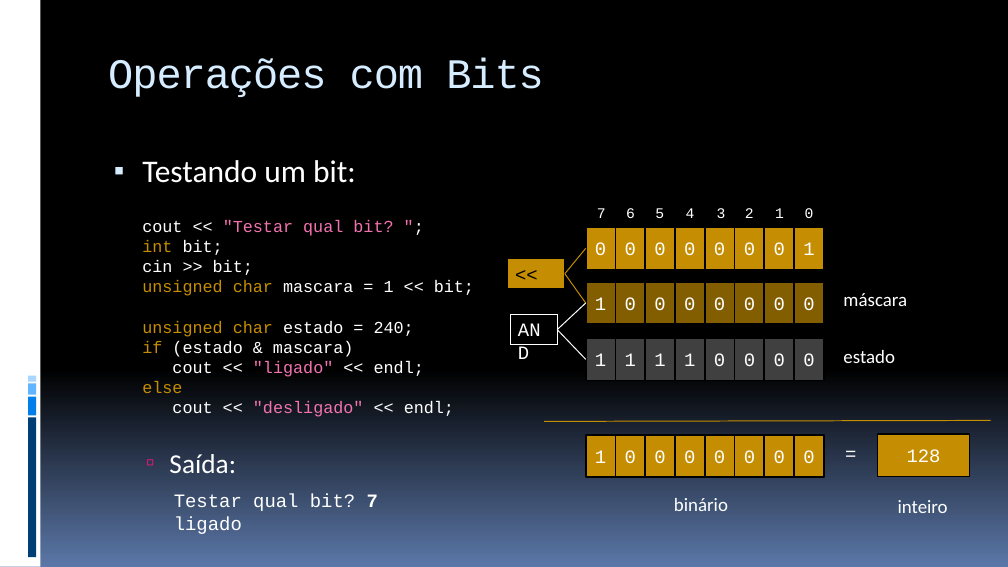
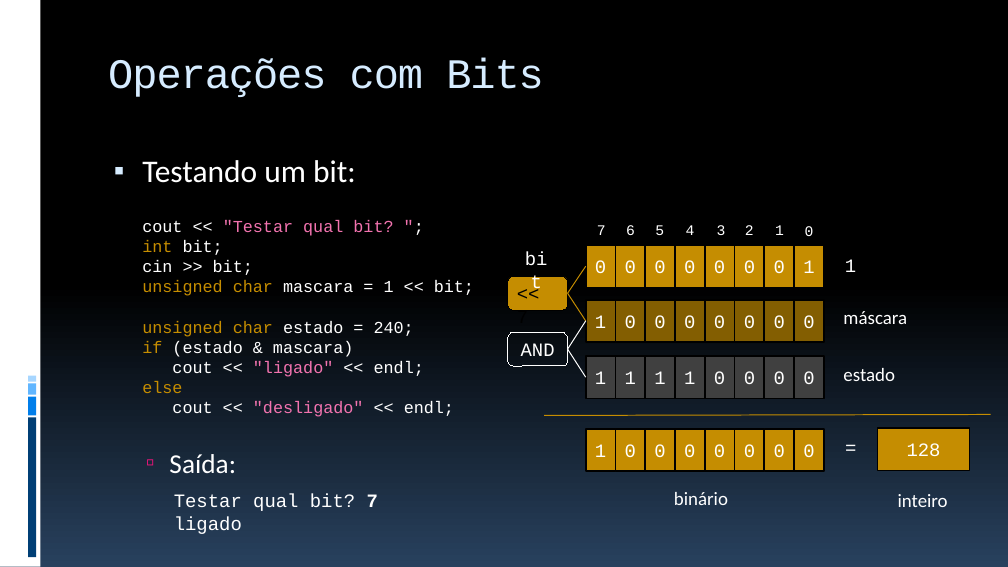
Before and after one commit to JudsonSS/ProgComp, a slide deck: slide 29 of Slides/07. Tipos Caractere e Booleano.pptx. Drawn at 1008x567 pixels with LibreOffice and Linux fonts; fonts in the diff are those of the drawing. Boxes give left, top, right and bottom in pixels: in the first picture for what was removed or moved away, otherwise in the second. Text is boxed around its words. In the diff, an @@ line names an element or a change of style, - is before the commit and + after.

```diff
--- a/Slides/07. Tipos Caractere e Booleano.pptx
+++ b/Slides/07. Tipos Caractere e Booleano.pptx
@@ background gradient #000000 to #5B77A8 to gradient #000000 to #28415E @@
@@ line moved from (586, 249) - (565, 274) to (586, 266) - (568, 293) @@
@@ 8 rectangles: place and size @@
-8 rectangles at (586, 228, 823, 270)
+8 rectangles at (586, 245, 823, 287)
@@ text added at (845, 259, 856, 272), 18 pt, text #FFFFFF @@
+1
@@ rounded rectangle "<< 7": place and size @@
-rounded rectangle "<< 7" at (508, 259, 566, 289)
+rounded rectangle "<< 7" at (508, 277, 568, 311)
@@ rounded rectangle "<< 7" at (508, 277, 568, 311): rectangle to rounded rectangle @@
@@ line moved from (586, 303) - (565, 274) to (586, 321) - (568, 293) @@
@@ line moved from (586, 303) - (557, 330) to (586, 321) - (568, 349) @@
@@ 16 rectangles, 10 texts: place and size @@
-16 rectangles, 10 texts at (586, 208, 907, 380)
+16 rectangles, 10 texts at (586, 225, 907, 399)
@@ rounded rectangle "AND": place and size @@
-rounded rectangle "AND" at (510, 315, 557, 345)
+rounded rectangle "AND" at (508, 332, 568, 366)
@@ rounded rectangle "AND" at (508, 332, 568, 366): alignment left to centre; rectangle to rounded rectangle @@
@@ line moved from (586, 359) - (557, 330) to (586, 377) - (568, 349) @@
@@ 9 rectangles, 3 texts, 1 line: place and size @@
-9 rectangles, 3 texts, 1 line at (544, 420, 991, 513)
+9 rectangles, 3 texts, 1 line at (544, 414, 991, 507)
```
Also in this commit, not shown: 31 other slides changed, 9 other files.
